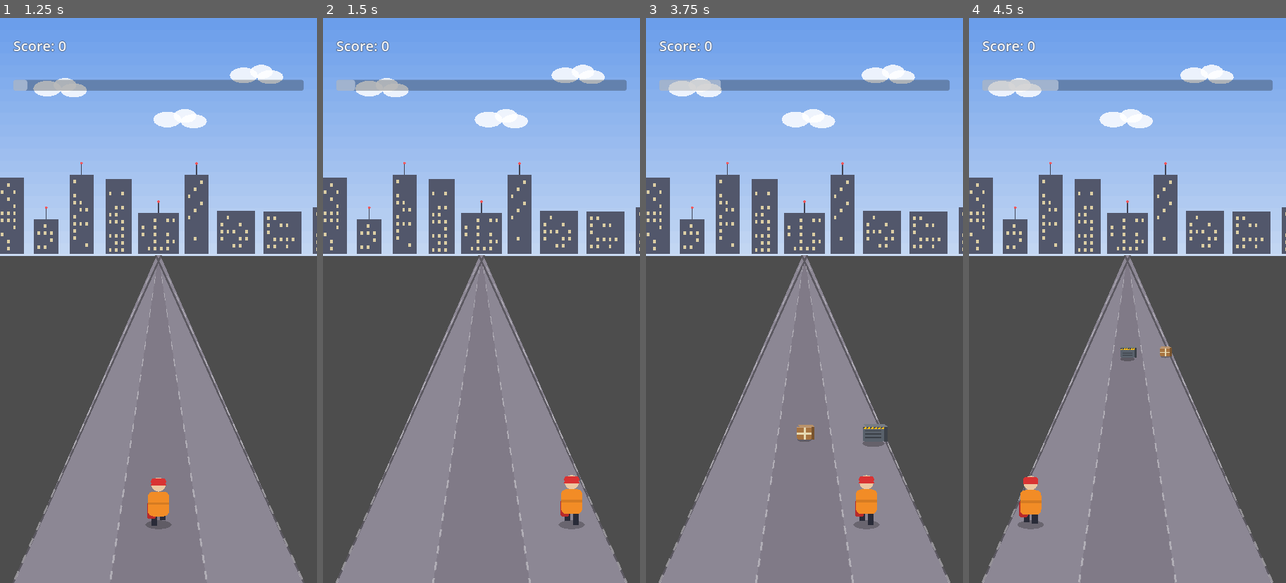
Above: before the commit, frames 1-4 (left to right).
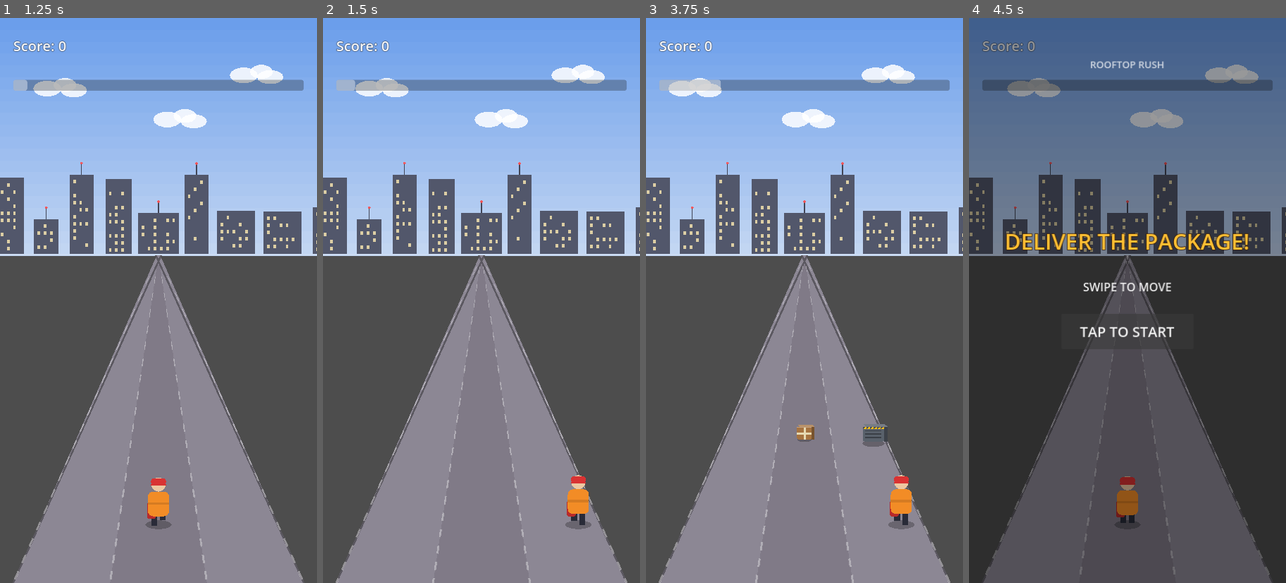
Above: after the commit, the same moments.

Repository: Arti-Stix/swipe-rush
Game: Godot game, scene res://scenes/main.tscn
Two runs of this game, one before a commit and one after it. Both use one fixed random seed, a clock stepped at 60 frames per second and the inputs below.
Inputs (mouse positions are in pixels of both pictures, inside the frame that each line leads up to):
- Up to frame 1 (1.25 s): click "TAP TO START" at 0.5 s
- Up to frame 2 (1.5 s): tap Enter at 1.25 s; move the mouse to (551, 272) at 1.27 s; hold Right from 1.28 s (still down); click (551, 272) at 1.42 s
- Up to frame 3 (3.75 s): release Right at 2 s; drag from (741, 328) to (804, 277) at 2.02 s; move the mouse to (836, 176) at 2.77 s; hold Right 2.78-3.5 s; drag from (788, 413) to (709, 215) at 3.52 s
- Up to frame 4 (4.5 s): click (1127, 317) at 4.25 s, where only the run after the commit has a clickable "RESTART"

Frame 1 is identical in both runs. In frame 2, 0.4% of the frame differs, in the area x 74-85%, y 80-91%; in frame 3, 1.1%; in frame 4, 98%, in the area x 0-100%, y 0-100%.

Commit message:
Polish UI and delivery animation

Diff:
--- a/config/default_config.tres
+++ b/config/default_config.tres
@@ -1,4 +1,4 @@
-[gd_resource type="Resource" script_class="GameConfig" load_steps=2 format=3]
+[gd_resource type="Resource" script_class="GameConfig" load_steps=2 format=3 uid="uid://vqbpixdyefop"]
 
 [ext_resource type="Script" path="res://config/game_config.gd" id="1"]
 
@@ -7,7 +7,7 @@
 lane_count = 3
 lane_width = 220.0
 lane_switch_speed = 12.0
-swipe_threshold = 40.0
+swipe_threshold = 160.0
 forward_speed = 500.0
 speed_increase_per_second = 12.0
 max_forward_speed = 1200.0
@@ -34,7 +34,7 @@
 package_color = Color(0.65, 0.45, 0.25, 1)
 package_tape_color = Color(0.9, 0.85, 0.7, 1)
 hazard_color = Color(0.35, 0.38, 0.42, 1)
-hazard_stripe_color = Color(1.0, 0.75, 0.1, 1)
+hazard_stripe_color = Color(1, 0.75, 0.1, 1)
 sky_color_top = Color(0.42, 0.62, 0.92, 1)
 sky_color_bottom = Color(0.78, 0.85, 0.95, 1)
 rooftop_color_a = Color(0.55, 0.53, 0.58, 1)
--- a/scenes/main.tscn
+++ b/scenes/main.tscn
@@ -58,6 +58,8 @@
 anchors_preset = 15
 anchor_right = 1.0
 anchor_bottom = 1.0
+grow_horizontal = 2
+grow_vertical = 2
 
 [node name="ScoreLabel" type="Label" parent="UI/HUD"]
 layout_mode = 0
@@ -97,6 +99,8 @@
 anchors_preset = 15
 anchor_right = 1.0
 anchor_bottom = 1.0
+grow_horizontal = 2
+grow_vertical = 2
 
 [node name="Dim" type="ColorRect" parent="UI/StartPanel"]
 layout_mode = 0
@@ -155,6 +159,8 @@
 anchors_preset = 15
 anchor_right = 1.0
 anchor_bottom = 1.0
+grow_horizontal = 2
+grow_vertical = 2
 
 [node name="Dim" type="ColorRect" parent="UI/WinPanel"]
 layout_mode = 0
@@ -216,6 +222,8 @@
 anchors_preset = 15
 anchor_right = 1.0
 anchor_bottom = 1.0
+grow_horizontal = 2
+grow_vertical = 2
 
 [node name="Dim" type="ColorRect" parent="UI/LosePanel"]
 layout_mode = 0
@@ -267,6 +275,8 @@
 anchors_preset = 15
 anchor_right = 1.0
 anchor_bottom = 1.0
+grow_horizontal = 2
+grow_vertical = 2
 
 [node name="DoorIcon" type="ColorRect" parent="UI/DeliveryAnim"]
 layout_mode = 0
--- a/scripts/player.gd
+++ b/scripts/player.gd
@@ -12,6 +12,7 @@
 
 var is_dragging: bool = false
 var drag_start_pos: Vector2 = Vector2.ZERO
+var lane_tween: Tween = null
 
 @onready var visual: Node2D = $Visual
 
@@ -72,6 +73,16 @@
 	if new_lane != current_lane:
 		current_lane = new_lane
 		target_x = lane_positions[current_lane]
+
+		# Snap between lanes quickly instead of using a floaty frame-by-frame lerp.
+		if lane_tween and lane_tween.is_valid():
+			lane_tween.kill()
+
+		lane_tween = create_tween()
+		lane_tween.set_trans(Tween.TRANS_QUAD)
+		lane_tween.set_ease(Tween.EASE_OUT)
+		lane_tween.tween_property(self, "position:x", target_x, 0.09)
+
 		_play_lane_switch_juice(sign(direction))
 
 func _play_lane_switch_juice(direction: float) -> void:
@@ -88,8 +99,9 @@
 	tween.tween_property(visual, "modulate", Color(1, 0.3, 0.3), 0.05)
 	tween.tween_property(visual, "modulate", Color(1, 1, 1), 0.25)
 
-func _physics_process(delta: float) -> void:
-	position.x = lerp(position.x, target_x, delta * config.lane_switch_speed)
+func _physics_process(_delta: float) -> void:
+	# Lane movement is handled by the short tween in _try_switch_lane().
+	pass
 
 func hit_obstacle() -> void:
 	GameManager.lose_game()
Not shown, changed: export_presets.cfg
